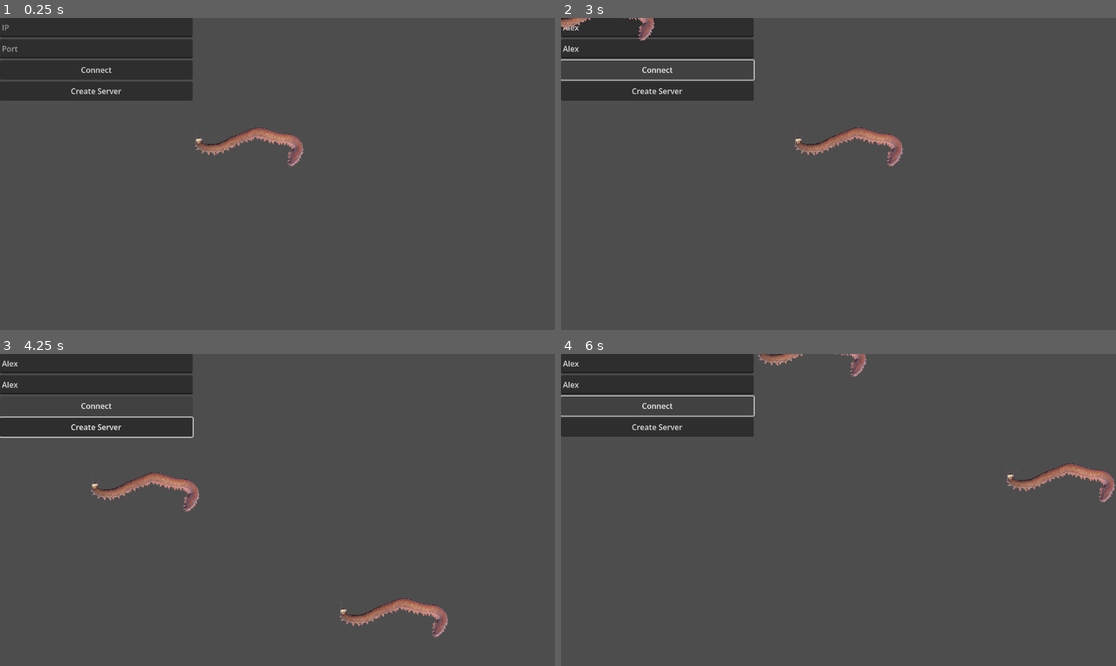
Above: before the commit, frames 1-4 (two rows, left to right).
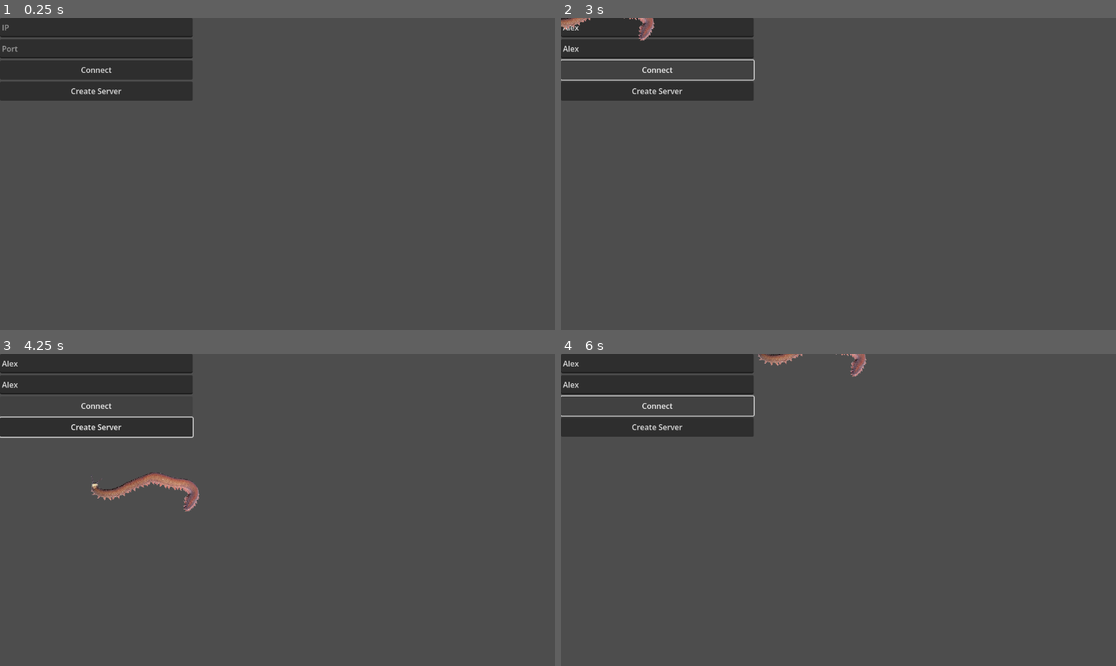
Above: after the commit, the same moments.

Repository: twright1999/godot_mp
Game: Godot game, scene res://scenes/world/world.tscn
The game is run twice, just before and just after one commit, with the same random seed, the same clock (stepped at 60 frames per second) and the same inputs.
Inputs (mouse positions are in pixels of both pictures, inside the frame that each line leads up to):
- Up to frame 1 (0.25 s): no input
- Up to frame 2 (3 s): click (655, 27) at 0.52 s; type "Alex" at 0.6 s; click (655, 49) at 0.75 s; type "Alex" at 0.83 s; click "Create Server" at 1.25 s; click "Connect" at 2 s; hold Right (ui_right) from 2.78 s (still down)
- Up to frame 3 (4.25 s): release Right (ui_right) at 3.53 s; hold Down (ui_down) from 3.53 s (still down)
- Up to frame 4 (6 s): release Down (ui_down) at 4.28 s; hold Right (ui_right) 4.28-5.03 s; hold Up (ui_up) 5.03-5.78 s; hold Left (ui_left) from 5.78 s (still down)

The runs differ from the first frame. In frame 1, 0.8% of the frame differs, in the area x 35-55%, y 34-48%; in frame 2, 0.8%; in frame 3, 0.8%, in the area x 61-81%, y 78-91%; in frame 4, 0.8%.

Commit message:
Add multiplayer synchroniser to player

Diff:
--- a/scenes/player/player.tscn
+++ b/scenes/player/player.tscn
@@ -6,6 +6,11 @@
 [sub_resource type="CapsuleShape2D" id="CapsuleShape2D_3vyb7"]
 radius = 36.0
 height = 230.0
+
+[sub_resource type="SceneReplicationConfig" id="SceneReplicationConfig_dovo2"]
+properties/0/path = NodePath(".:position")
+properties/0/spawn = true
+properties/0/replication_mode = 1
 
 [node name="Player" type="CharacterBody2D" unique_id=1149543114]
 script = ExtResource("1_dovo2")
@@ -17,3 +22,6 @@
 [node name="Sprite2D" type="Sprite2D" parent="." unique_id=1395006310]
 scale = Vector2(0.2, 0.2)
 texture = ExtResource("1_3vyb7")
+
+[node name="MultiplayerSynchronizer" type="MultiplayerSynchronizer" parent="." unique_id=1955316879]
+replication_config = SubResource("SceneReplicationConfig_dovo2")
--- a/scenes/world/ui.gd
+++ b/scenes/world/ui.gd
@@ -35,4 +35,5 @@
 
 func add_player(peer_id):
 	var player = PLAYER.instantiate()
+	player.name = str(peer_id)
 	add_child(player)
--- a/scenes/world/world.tscn
+++ b/scenes/world/world.tscn
@@ -1,12 +1,8 @@
 [gd_scene format=3 uid="uid://boj0wppufg7fr"]
 
-[ext_resource type="PackedScene" uid="uid://dq4qruwv6gpv5" path="res://scenes/player/player.tscn" id="1_dphjl"]
 [ext_resource type="PackedScene" uid="uid://dpqbr3mvbqvdp" path="res://scenes/world/ui.tscn" id="2_sl2e5"]
 
 [node name="World" type="Node2D" unique_id=2104433121]
-
-[node name="Player" parent="." unique_id=1149543114 instance=ExtResource("1_dphjl")]
-position = Vector2(516, 261)
 
 [node name="UI" parent="." unique_id=1160671851 instance=ExtResource("2_sl2e5")]
 
